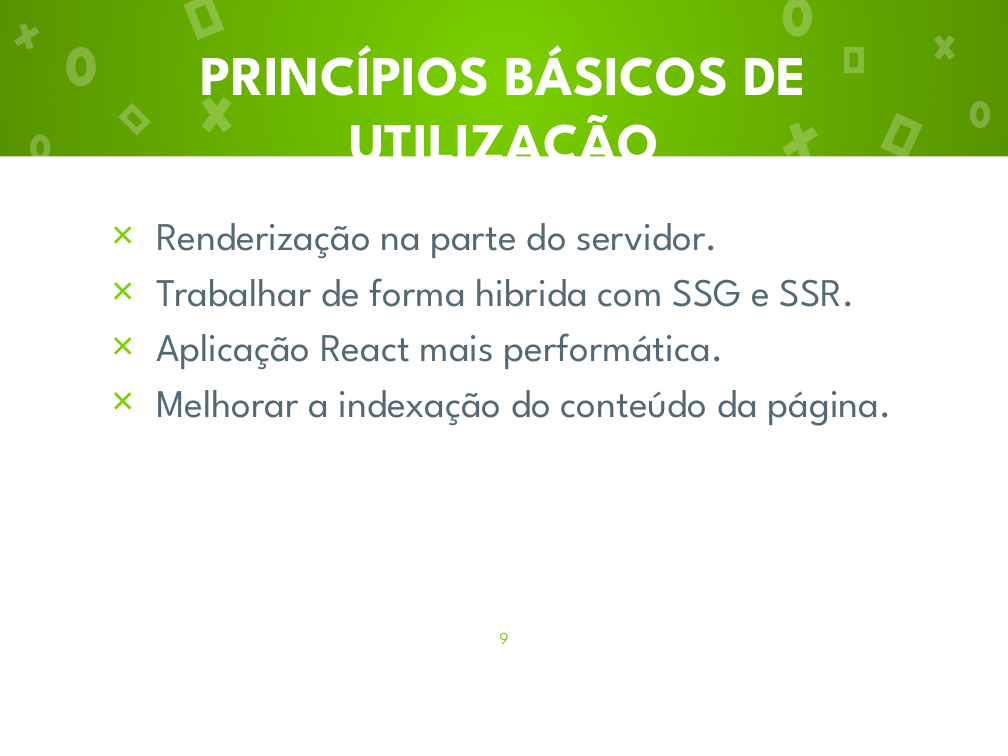
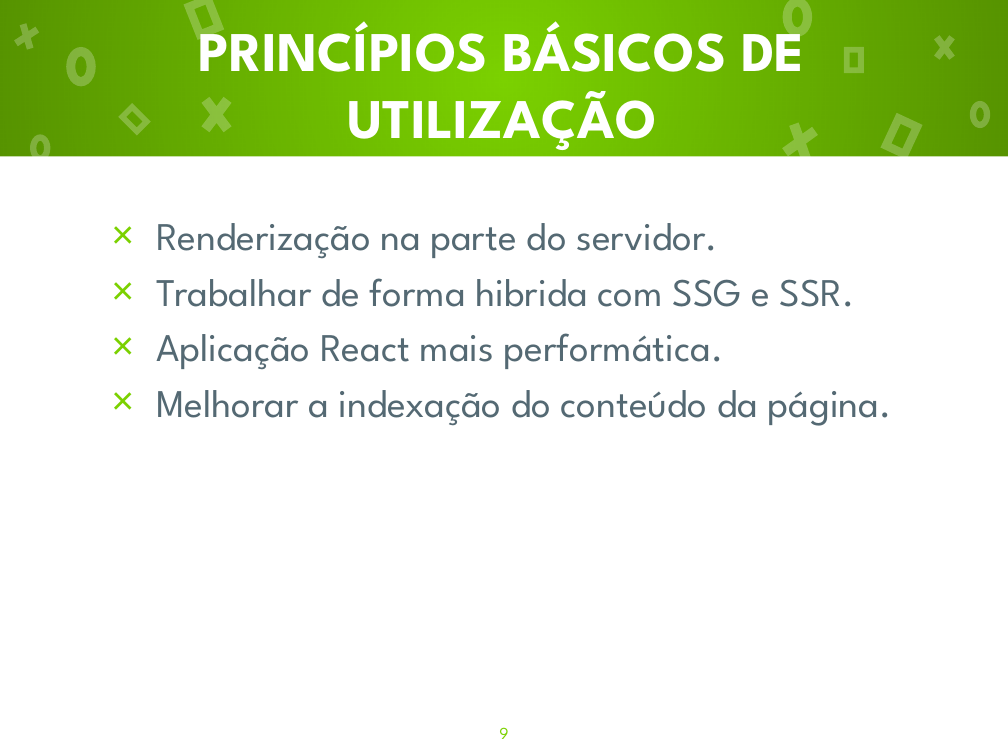
Before and after one commit to C4PISTRANO/DW2A4, a slide deck: slide 9 of Tecnologia Javascript/NextJs.pptx. Drawn at 1008x756 pixels with LibreOffice and Linux fonts; fonts in the diff are those of the drawing. Boxes give left, top, right and bottom in pixels: in the first picture for what was removed or moved away, otherwise in the second. Text is boxed around its words. In the diff, an @@ line names an element or a change of style, - is before the commit and + after.

```diff
--- a/Tecnologia Javascript/NextJs.pptx
+++ b/Tecnologia Javascript/NextJs.pptx
@@ title "PRINCÍPIOS BÁSICOS DE UTILIZAÇÃO": place and size @@
-title "PRINCÍPIOS BÁSICOS DE UTILIZAÇÃO" at (201, 45, 806, 179)
+title "PRINCÍPIOS BÁSICOS DE UTILIZAÇÃO" at (199, 15, 804, 150)
@@ page number: place and size @@
-page number at (499, 632, 508, 644)
+page number at (499, 727, 508, 739)
```
Also in this commit, not shown: 9 other slides changed, 3 slides added, 1 slide removed, 5 other files.
